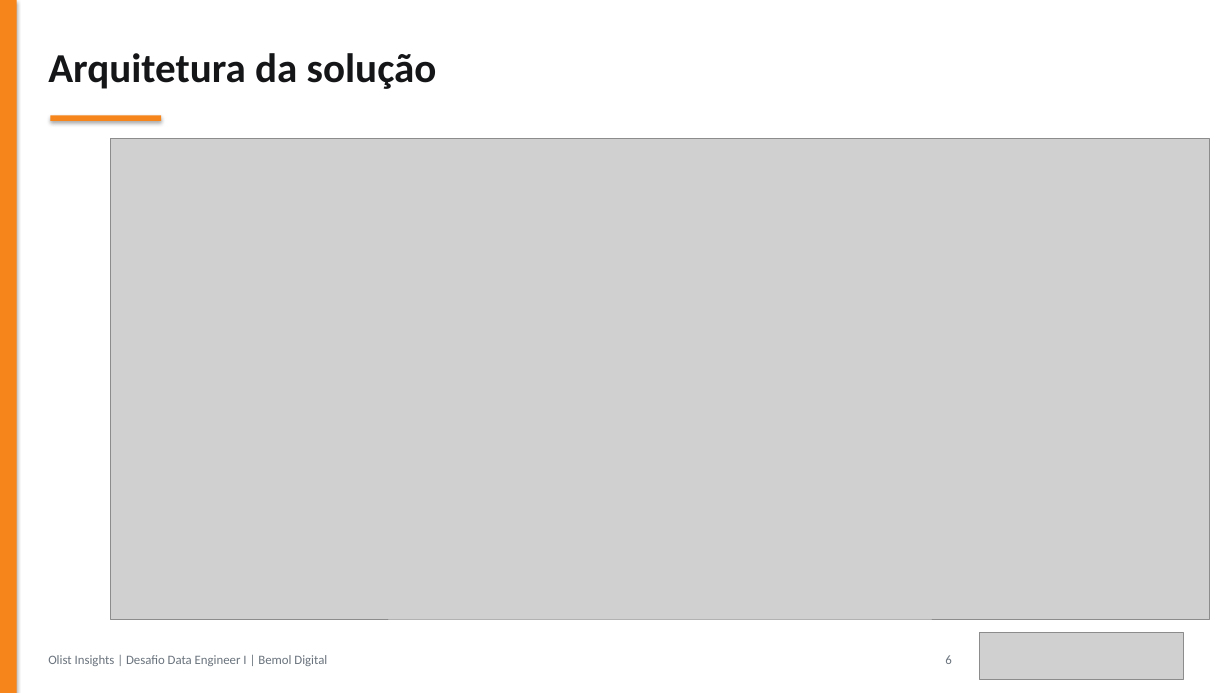
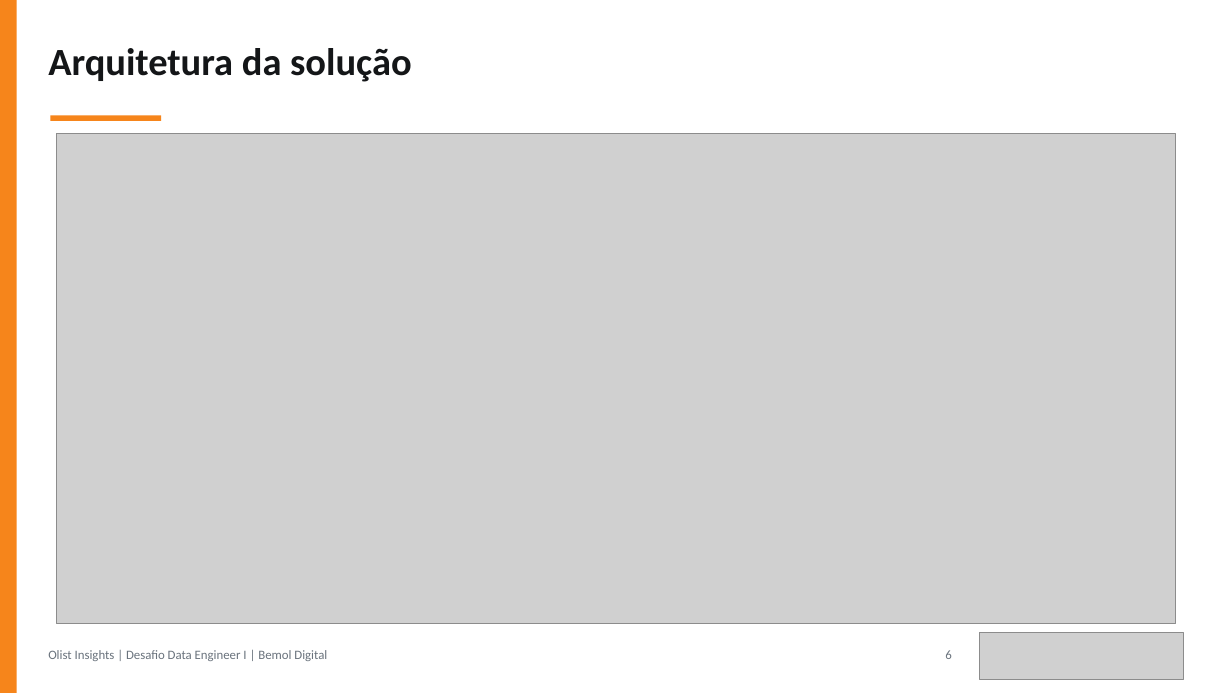
Before and after one commit to JulianaBallin/data-engineer-challenge, a slide deck: slide 6 of docs/apresentacao/apresentacao-olist.pptx. Drawn at 1232x693 pixels with LibreOffice and Linux fonts; fonts in the diff are those of the drawing; grey boxes stand for pictures. Boxes give left, top, right and bottom in pixels: in the first picture for what was removed or moved away, otherwise in the second. Text is boxed around its words. In the diff, an @@ line names an element or a change of style, - is before the commit and + after.

```diff
--- a/docs/apresentacao/apresentacao-olist.pptx
+++ b/docs/apresentacao/apresentacao-olist.pptx
@@ rectangle at (x1=0, y1=0, x2=17, y2=693): shadow off @@
@@ rectangle removed at (x1=0, y1=0, x2=1232, y2=693) @@
@@ text "Arquitetura da solução" at (x1=48, y1=48, x2=412, y2=82): size 32 to 30 pt @@
@@ rectangle at (x1=50, y1=116, x2=161, y2=121): shadow off @@
@@ picture resized from (x1=111, y1=139, x2=1210, y2=619) to (x1=56, y1=134, x2=1176, y2=624) @@
@@ text "Olist Insights | Desafio Data ..." moved from (x1=48, y1=655, x2=327, y2=666) to (x1=48, y1=650, x2=327, y2=661) @@
@@ text "6" moved from (x1=945, y1=655, x2=951, y2=664) to (x1=945, y1=650, x2=951, y2=659) @@
```
Also in this commit, not shown: 14 other slides changed, 5 slides added, 2 slides removed, 8 other files.
